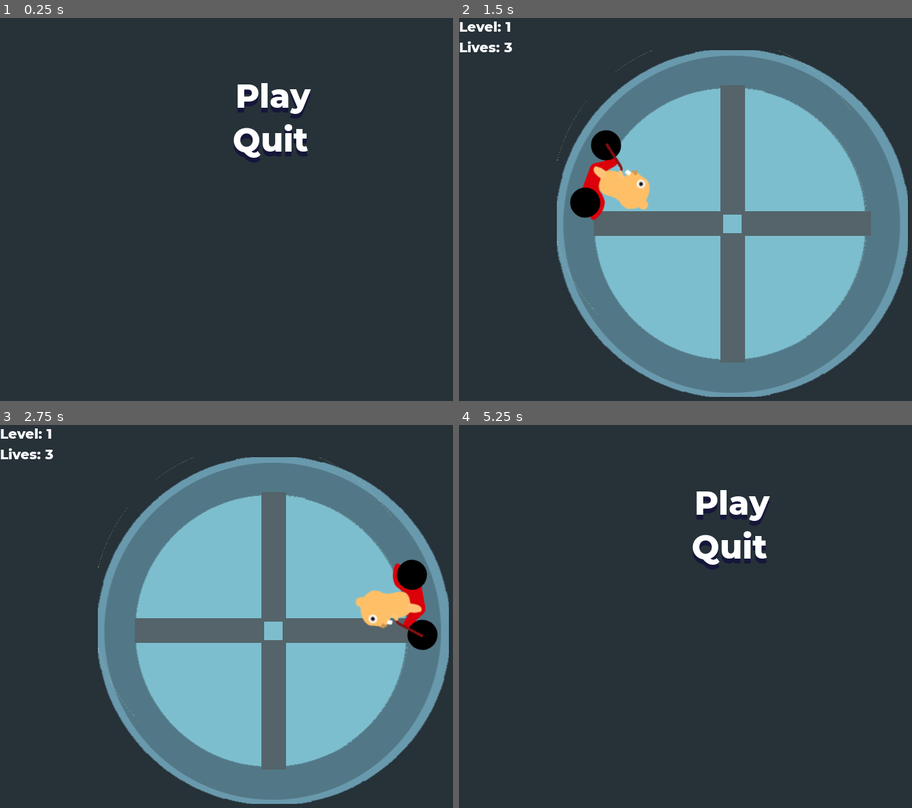
Above: before the commit, frames 1-4 (two rows, left to right).
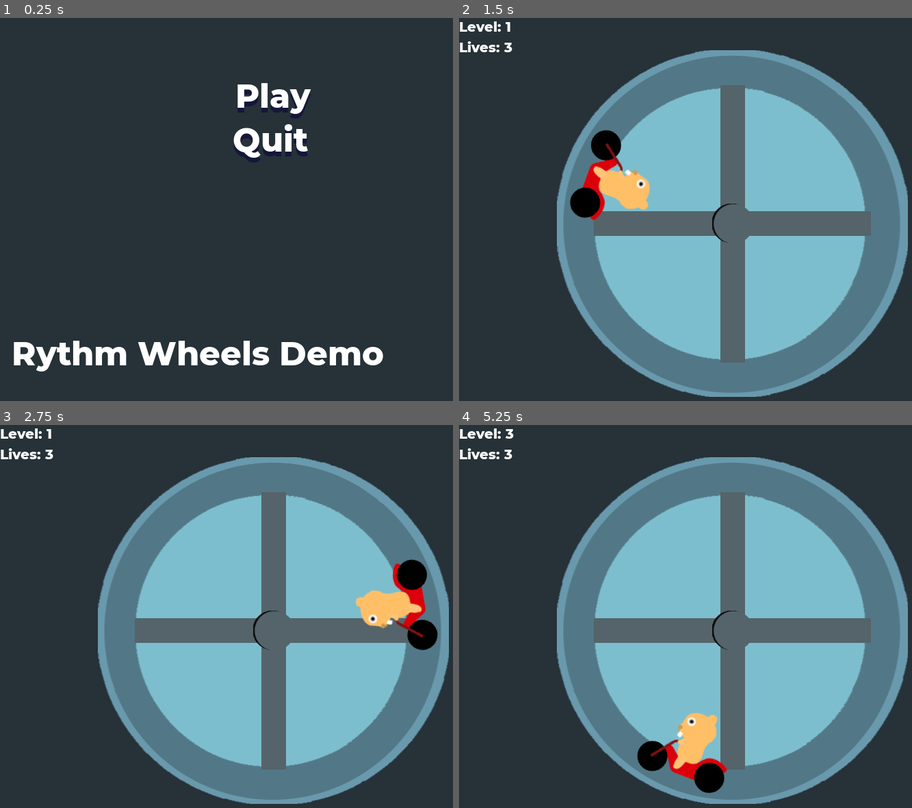
Above: after the commit, the same moments.

Repository: NHohl/LudumDare47-Hamster
Game: Godot game, scene res://Scenes/TitleScreen.tscn
The game is run twice, just before and just after one commit, with the same random seed, the same clock (stepped at 60 frames per second) and the same inputs. Sound files missing from this copy of the repository are replaced by a short silence.
Inputs:
- Up to frame 1 (0.25 s): no input
- Up to frame 2 (1.5 s): click "Play" at 0.5 s; hold A (hit) from 1.28 s (still down)
- Up to frame 3 (2.75 s): release A (hit) at 2.03 s; tap A (hit) at 2.1 s
- Up to frame 4 (5.25 s): hold A (hit) 2.78-3.53 s; tap Q (next_level) at 2.85, 5.1 s; tap A (hit) at 3.6 s; hold A (hit) 4.28-5.03 s

The runs differ from the first frame. In frame 1, 2.7% of the frame differs, in the area x 3-85%, y 84-93%; in frame 2, 0.3%; in frame 3, 0.3%; in frame 4, 57%, in the area x 0-100%, y 0-99%.

Commit message:
Game completed - at least as a demo

Diff:
--- a/Conductor.gd
+++ b/Conductor.gd
@@ -36,7 +36,7 @@
 		song_position -= AudioServer.get_output_latency()
 		song_position_in_beats = int(floor(song_position / sec_per_beat)) + beats_before_start
 		_report_beat()
-#	print("song_position_in_beats (condutor) = ",song_position_in_beats)
+	print("song_position_in_beats (condutor) = ",song_position_in_beats)
 
 func _report_beat():
 	if last_reported_beat < song_position_in_beats:
--- a/GameManager.gd
+++ b/GameManager.gd
@@ -41,7 +41,9 @@
 func game_over():
 	get_node("../Conductor").stop()
 	get_node("../Wheel/RotationController").is_alive = false
-
+	Global.FASE = 0
+	Global.LIVES = 3
+	get_tree().change_scene("res://Scenes/TitleScreen.tscn")
 
 
 func next_level():
--- a/Scenes/Barra.gd
+++ b/Scenes/Barra.gd
@@ -31,18 +31,20 @@
 				get_node("../../Interface").update_lives()
 				print("Lives = ", Global.LIVES)
 
-func check_hit():
-#	if is_hittable
-	pass
 
 
 func miss():
 	print("Deu miss")
+	play_miss()
 	$Sprite.self_modulate = Color(1, 0, 0)
 	$Timer.start()
 	Global.LIVES -=1
 	get_node("../../Interface").update_lives()
 	print("Lives = ", Global.LIVES)
+
+func play_miss():
+	get_node("../../MissEffect").play()
+	print("Tried to play miss sound")
 
 
 func _on_Barra_body_entered(body):
--- a/Scenes/Global.gd
+++ b/Scenes/Global.gd
@@ -1,23 +1,29 @@
 extends Node2D
 
-export var ROTATION_DURATION = 3
+#export var ROTATION_DURATION = 3
 export var LIVES = 3
 var FASE = 0
 var fases = [
 	{
-		"batidas":[2,4,6, 8, 10],
+		"batidas":[12,16,20,24,28,32,36,40,44,48,52,56,60,64,68,72,76,80],
 		"bpm":80,
 		"rotation_duration":3.0,
-		"musica":load("res://Music/vai tomar no cu porra 3 segundo meu pinto.ogg"),
-		"song_duration":10
+		"musica":load("res://Music/musica level 1.ogg"),
+		"song_duration":60
 	},
 	{
-#		"batidas":[3, 6, 9,12, 13, 14, 15, 18, 19],
-		"batidas":range(1,50),
+		"batidas":[13,17,21,25,29,33,37,41,45,49,53,57,61,65,69,73,77,81,85,89,93,97,101,105,109,113,117],
 		"bpm":100,
 		"rotation_duration":2.4,
-		"musica":load("res://Music/batidas 100 bpm.ogg"),
-		"song_duration":10
+		"musica":load("res://Music/musica level 2.ogg"),
+		"song_duration":84
+	},
+	{
+		"batidas":[26,28,30,32,34,36,38,40,42,44,46,48,50,52,54,56,58,60,62,64,66,68,70,72,92,94,96,98,100,102,104,106,108,110,112,114,116,120,122,124,126,128,130,132,134,136,138,140,142,144,146,148,150,152,154,156,158,160],
+		"bpm":120,
+		"rotation_duration":2.0,
+		"musica":load("res://Music/musica level 3.ogg"),
+		"song_duration":161
 	}
 ]
 
--- a/Scenes/Main.tscn
+++ b/Scenes/Main.tscn
@@ -8,6 +8,8 @@
 [ext_resource path="res://Scenes/Conductor.tscn" type="PackedScene" id=6]
 [ext_resource path="res://Music/vai tomar no cu porra 3 segundo meu pinto.ogg" type="AudioStream" id=7]
 [ext_resource path="res://Scenes/Interface.tscn" type="PackedScene" id=8]
+[ext_resource path="res://Textures/circulo central.png" type="Texture" id=9]
+[ext_resource path="res://Textures/miss.wav" type="AudioStream" id=10]
 
 [node name="Main" type="Node2D"]
 
@@ -36,6 +38,10 @@
 
 [node name="Hamster" parent="Wheel/RotationController" instance=ExtResource( 2 )]
 
+[node name="Sprite2" type="Sprite" parent="Wheel"]
+scale = Vector2( 0.7, 0.7 )
+texture = ExtResource( 9 )
+
 [node name="GameManager" parent="." instance=ExtResource( 5 )]
 
 [node name="Conductor" parent="." instance=ExtResource( 6 )]
@@ -43,5 +49,8 @@
 volume_db = -29.309
 
 [node name="Interface" parent="." instance=ExtResource( 8 )]
+
+[node name="MissEffect" type="AudioStreamPlayer" parent="."]
+stream = ExtResource( 10 )
 [connection signal="body_exited" from="Wheel/Barra4" to="Wheel/Barra4" method="_on_Barra4_body_exited"]
 [connection signal="beat" from="Conductor" to="GameManager" method="_on_Conductor_beat"]
--- a/Scenes/TitleScreen.gd
+++ b/Scenes/TitleScreen.gd
@@ -16,6 +16,7 @@
 
 func _on_PlayButton_pressed():
 	get_tree().change_scene("res://Scenes/Main.tscn")
+	print("apertou botão play")
 
 
 func _on_QuitButton_pressed():
--- a/Scenes/TitleScreen.tscn
+++ b/Scenes/TitleScreen.tscn
@@ -1,6 +1,7 @@
-[gd_scene load_steps=4 format=2]
+[gd_scene load_steps=5 format=2]
 
 [ext_resource path="res://Scenes/Buttons/PlayButton.tscn" type="PackedScene" id=1]
+[ext_resource path="res://Fonts/montserrat_48.tres" type="DynamicFont" id=2]
 [ext_resource path="res://Scenes/Buttons/QuitButton.tscn" type="PackedScene" id=3]
 [ext_resource path="res://Scenes/TitleScreen.gd" type="Script" id=4]
 
@@ -22,30 +23,39 @@
 }
 
 [node name="Logo" type="TextureRect" parent="Menu"]
-margin_right = 768.0
+margin_right = 800.0
 stretch_mode = 4
 
 [node name="CenterRow" type="HBoxContainer" parent="Menu"]
 margin_top = 4.0
-margin_right = 768.0
-margin_bottom = 440.0
+margin_right = 800.0
+margin_bottom = 376.0
 size_flags_vertical = 3
 
 [node name="Buttons" type="VBoxContainer" parent="Menu/CenterRow"]
-margin_right = 768.0
+margin_right = 800.0
 margin_bottom = 124.0
 size_flags_horizontal = 3
 size_flags_vertical = 2
 
 [node name="PlayButton" parent="Menu/CenterRow/Buttons" instance=ExtResource( 1 )]
+margin_right = 800.0
 margin_bottom = 60.0
 rect_min_size = Vector2( 360, 60 )
 size_flags_vertical = 3
 
 [node name="QuitButton" parent="Menu/CenterRow/Buttons" instance=ExtResource( 3 )]
 margin_top = 64.0
+margin_right = 800.0
 margin_bottom = 124.0
 rect_min_size = Vector2( 360, 60 )
 size_flags_vertical = 3
+
+[node name="Label" type="Label" parent="Menu"]
+margin_top = 380.0
+margin_right = 800.0
+margin_bottom = 440.0
+custom_fonts/font = ExtResource( 2 )
+text = "Rythm Wheels Demo"
 [connection signal="pressed" from="Menu/CenterRow/Buttons/PlayButton" to="." method="_on_PlayButton_pressed"]
 [connection signal="pressed" from="Menu/CenterRow/Buttons/QuitButton" to="." method="_on_QuitButton_pressed"]
--- a/Scenes/Wheel.tscn
+++ b/Scenes/Wheel.tscn
@@ -1,6 +1,6 @@
 [gd_scene load_steps=2 format=2]
 
-[ext_resource path="res://Textures/roda.png" type="Texture" id=1]
+[ext_resource path="res://rodinha.png" type="Texture" id=1]
 
 [node name="Wheel" type="Node2D"]
 
Binary file added: Music/logo.png
Not shown, added: Music/logo.png.import
Not shown, added: Music/musica level 1.ogg.import
Not shown, added: Music/musica level 2.ogg.import
Not shown, added: Music/musica level 3.ogg.import
Not shown: 1 places in Scenes/Main.tscn that only renumber resources
Binary file added: Textures/circulo central.png
Not shown, added: Textures/circulo central.png.import
Not shown, added: Textures/miss.wav.import
Not shown, added: export_presets.cfg
Binary file added: rodinha.png
Not shown, added: rodinha.png.import
(and 4 more such lines)
